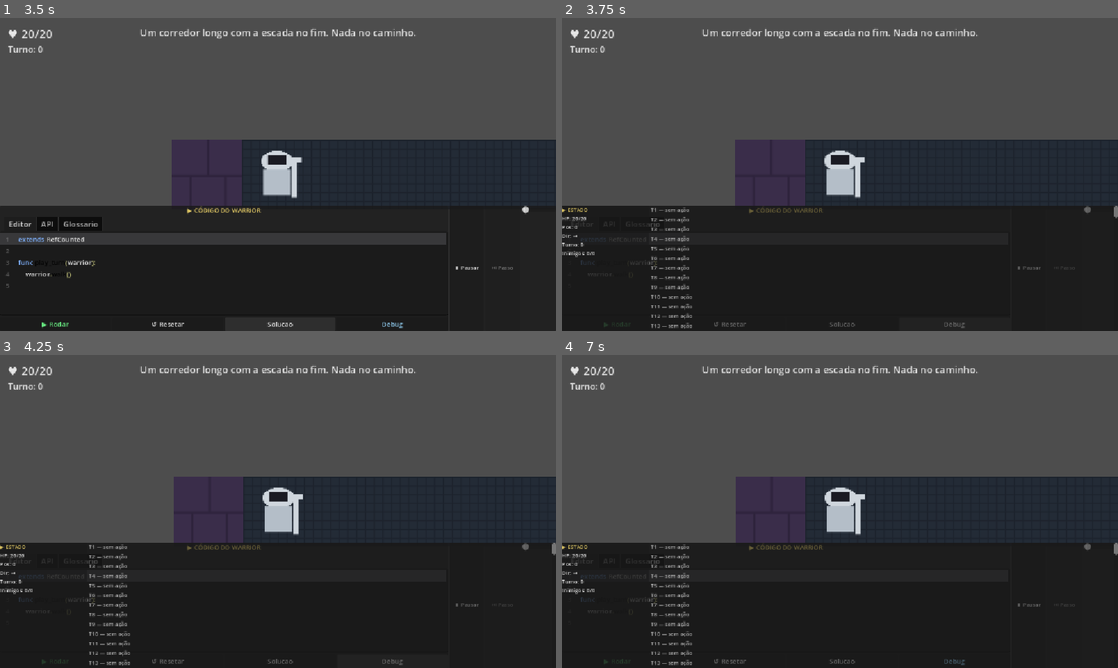
Above: before the commit, frames 1-4 (two rows, left to right).
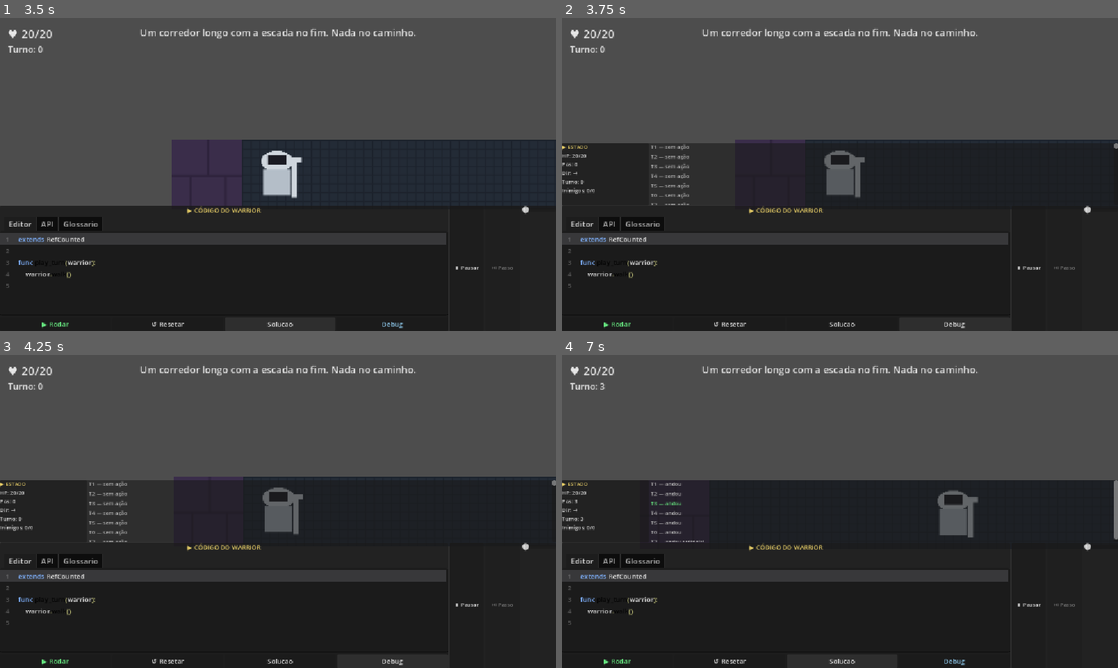
Above: after the commit, the same moments.

Repository: navegar-sistemas/dojo
Game: Godot game, scene res://scenes/main_menu.tscn
Same seed, same stepped clock (60 frames per second), same inputs: the game is played once before the commit and once after it.
Inputs:
- Up to frame 1 (3.5 s): click "▶ Iniciar" at 0.5 s; click "▶ Iniciar Nível" at 1.25 s; click "▶ Rodar" at 2 s; click "Solucao" at 2.75 s
- Up to frame 2 (3.75 s): click "Debug" at 3.5 s
- Up to frame 3 (4.25 s): no input
- Up to frame 4 (7 s): click "⏸ Pausar" at 4.25 s; click "⏸ Pausar" (after the commit: "▶ Retomar") at 5 s; click "▶ Rodar" at 5.75 s; click "Solucao" at 6.5 s

Frame 1 is identical in both runs. In frame 2, 11% of the frame differs, in the area x 0-100%, y 40-100%; in frame 3, 11%; in frame 4, 13%, in the area x 0-100%, y 8-100%.

Commit message:
fix(012): tipagem Array[T], _on_debug_toggled, guard _last_score, anchor DebugPanel

Diff:
--- a/godot/42warrior/scenes/game.tscn
+++ b/godot/42warrior/scenes/game.tscn
@@ -136,9 +136,9 @@
 [node name="DebugPanel" type="PanelContainer" parent="DebugLayer"]
 visible = false
 anchor_left = 0.0
-anchor_top = 0.60
+anchor_top = 0.40
 anchor_right = 1.0
-anchor_bottom = 1.0
+anchor_bottom = 0.60
 grow_horizontal = 2
 grow_vertical = 2
 
--- a/godot/42warrior/src/presentation/game_controller.gd
+++ b/godot/42warrior/src/presentation/game_controller.gd
@@ -17,17 +17,17 @@
 var _state: LevelState
 
 ## Sequência pré-computada de TurnResult — um por turno executado.
-var _turn_history: Array = []
+var _turn_history: Array[TurnResult] = []
 ## Texto de erro do PlayerScriptRunner para cada turno (paralelo a _turn_history).
-var _turn_errors: Array = []
+var _turn_errors: Array[String] = []
 
 var _display_index := -1
-var _level_events: Array = []
+var _level_events: Array[TurnEvent] = []
 var _initial_enemy_count := 0
 var _finished := false
 var _animating := false
 var _last_outcome: TurnResult.Outcome = TurnResult.Outcome.ONGOING
-var _last_score: Score
+var _last_score: Score = null
 var _last_turns: int = 0
 var _timer: Timer
 
@@ -46,7 +46,7 @@
 	_timer.timeout.connect(_on_tick)
 	add_child(_timer)
 	_editor.run_pressed.connect(_on_run_pressed)
-	_editor.debug_toggled.connect(_on_toggle_debug)
+	_editor.debug_toggled.connect(_on_debug_toggled)
 	_controls.play_pause_toggled.connect(_on_play_pause_toggled)
 	_controls.step_requested.connect(_on_step_requested)
 	_controls.speed_changed.connect(_on_speed_changed)
@@ -168,7 +168,7 @@
 	_finished = true
 	_timer.stop()
 	_controls.set_playing(false)
-	if _last_outcome == TurnResult.Outcome.VICTORY:
+	if _last_outcome == TurnResult.Outcome.VICTORY and _last_score != null:
 		level_won.emit(_last_score.total, _last_turns, _last_score.is_ace())
 	elif _last_outcome == TurnResult.Outcome.DEFEAT:
 		level_lost.emit()
@@ -194,7 +194,7 @@
 		_timer.start()
 
 
-func _on_toggle_debug(open: bool) -> void:
+func _on_debug_toggled(open: bool) -> void:
 	_debug_panel.visible = open
 
 
